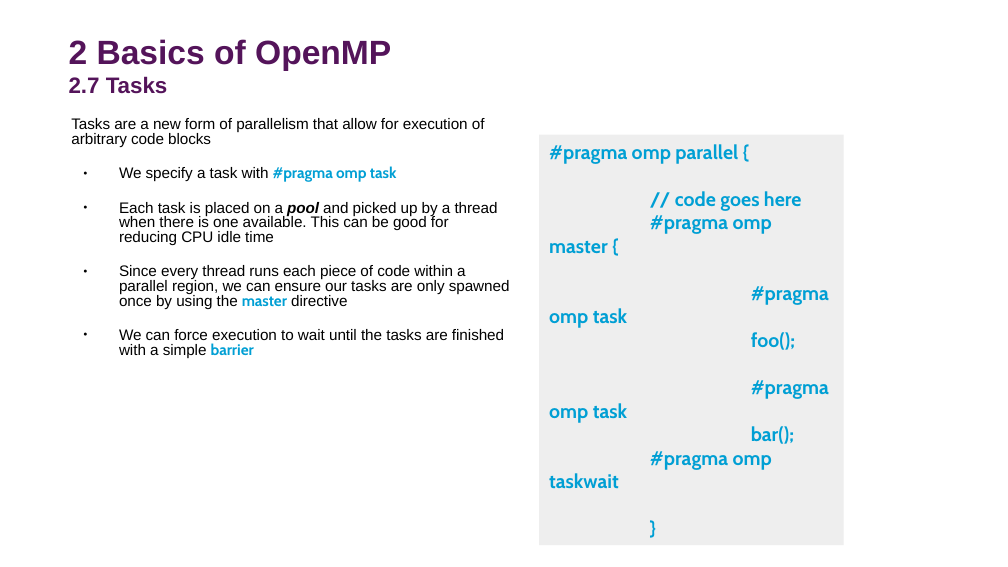
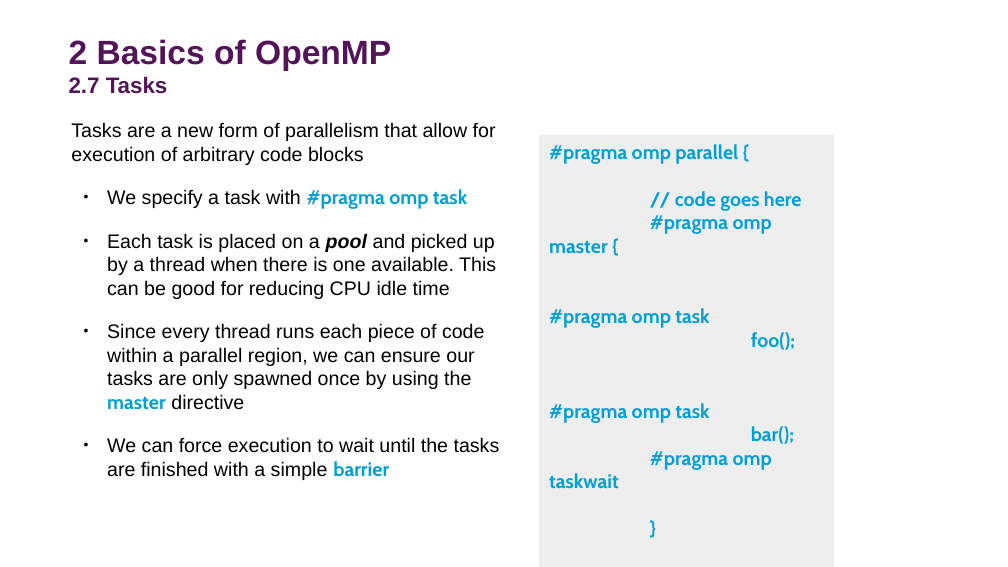
Before and after one commit to DurhamARC-Training/BasicParallelProgramming, a slide deck: slide 25 of OpenMPMPIShortCourse_Spring2026.odp. Drawn at 1008x567 pixels with LibreOffice and Linux fonts; fonts in the diff are those of the drawing; background and template pictures are left out. Boxes give left, top, right and bottom in pixels: in the first picture for what was removed or moved away, otherwise in the second. Text is boxed around its words. In the diff, an @@ line names an element or a change of style, - is before the commit and + after.

```diff
--- a/OpenMPMPIShortCourse_Spring2026.odp
+++ b/OpenMPMPIShortCourse_Spring2026.odp
@@ text "Tasks are a new form ..." at (x1=71, y1=122, x2=500, y2=480): size 10.8 to 14 pt; line spacing 0.8 to 1; indent changed @@
@@ rectangle "#pragma omp parallel {" resized from (x1=539, y1=135, x2=844, y2=545) to (x1=539, y1=135, x2=834, y2=567) @@
```
Also in this commit, not shown: 47 other slides changed, 12 slides added, 10 slides removed, 2 other files.
